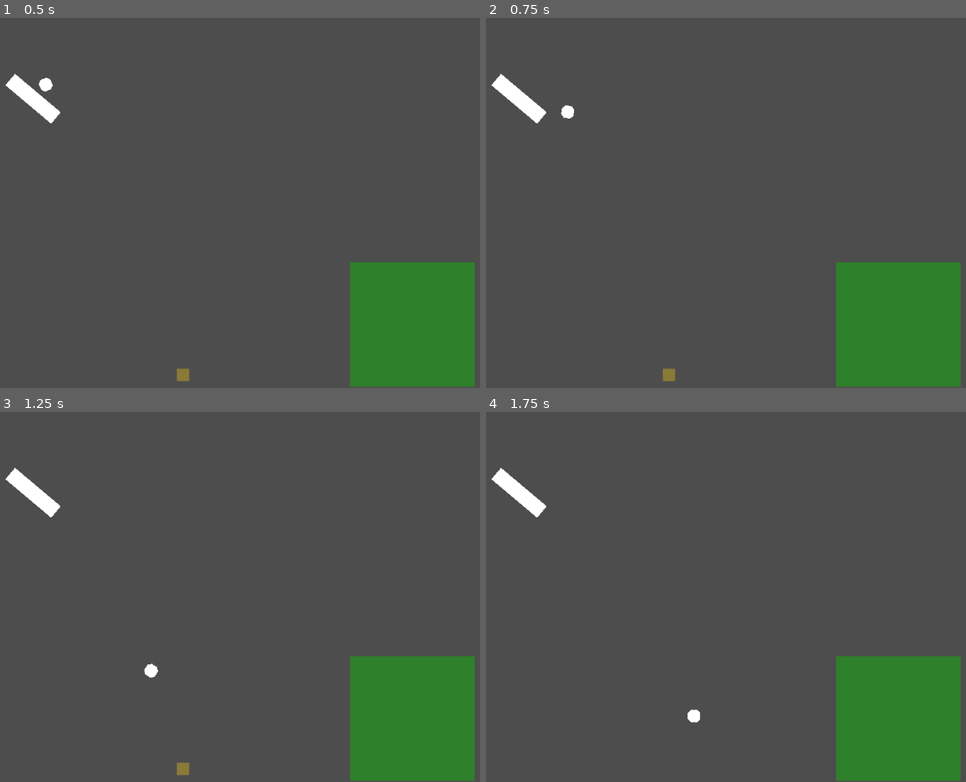
Above: before the commit, frames 1-4 (two rows, left to right).
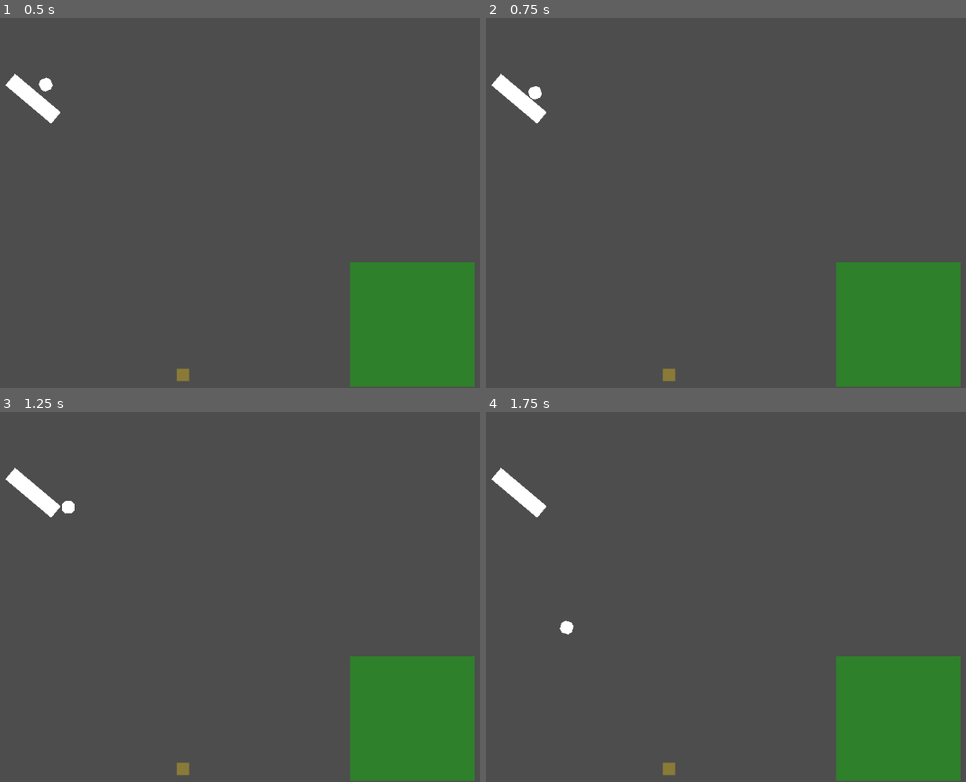
Above: after the commit, the same moments.

Repository: lechaosx/jam-at-fit-vol-2
Game: Godot game, scene res://game.tscn
Same seed, same stepped clock (60 frames per second), same inputs: the game is played once before the commit and once after it.
Inputs:
- Up to frame 1 (0.5 s): no input
- Up to frame 2 (0.75 s): no input
- Up to frame 3 (1.25 s): no input
- Up to frame 4 (1.75 s): no input

Frame 1 is identical in both runs. In frame 2, 0.2% of the frame differs, in the area x 8-19%, y 18-28%; in frame 3, 0.2%; in frame 4, 0.3%, in the area x 15-45%, y 56-99%.

Commit message:
Add rope prototype to the world

Diff:
--- a/godot/rope.tscn
+++ b/godot/rope.tscn
@@ -9,57 +9,48 @@
 [node name="RopePrototype" type="StaticBody2D"]
 
 [node name="CollisionShape2D" type="CollisionShape2D" parent="."]
-position = Vector2(342, 73)
 shape = SubResource("CircleShape2D_1a244")
 
 [node name="PinJoint2D" type="PinJoint2D" parent="."]
-position = Vector2(320.89133, 91.16703)
-rotation = 0.97563905
+position = Vector2(0, 30)
 node_a = NodePath("../RigidBody2D")
 node_b = NodePath("../RigidBody2D2")
 
 [node name="PinJoint2D2" type="PinJoint2D" parent="."]
-position = Vector2(303, 103.00001)
-rotation = 0.97563905
+position = Vector2(0, 50)
 node_a = NodePath("../RigidBody2D2")
 node_b = NodePath("../RigidBody2D3")
 
 [node name="PinJoint2D3" type="PinJoint2D" parent="."]
-position = Vector2(283.62863, 116.39578)
-rotation = 0.97563905
+position = Vector2(0, 70)
 node_a = NodePath("../RigidBody2D3")
 node_b = NodePath("../RigidBody2D4")
 
 [node name="PinJoint2D4" type="PinJoint2D" parent="."]
-position = Vector2(338.2806, 79.39361)
-rotation = 0.97563905
+position = Vector2(0, 10)
 node_a = NodePath("..")
 node_b = NodePath("../RigidBody2D")
 
 [node name="RigidBody2D4" type="RigidBody2D" parent="."]
-position = Vector2(273.95932, 121.73476)
-rotation = 0.97563905
+position = Vector2(0, 80)
 
 [node name="CollisionShape2D" type="CollisionShape2D" parent="RigidBody2D4"]
 shape = SubResource("CapsuleShape2D_1a244")
 
 [node name="RigidBody2D3" type="RigidBody2D" parent="."]
-position = Vector2(293.56534, 109.66812)
-rotation = 0.97563905
+position = Vector2(0, 60)
 
 [node name="CollisionShape2D" type="CollisionShape2D" parent="RigidBody2D3"]
 shape = SubResource("CapsuleShape2D_1a244")
 
 [node name="RigidBody2D2" type="RigidBody2D" parent="."]
-position = Vector2(311.78268, 97.33406)
-rotation = 0.97563905
+position = Vector2(0, 40)
 
 [node name="CollisionShape2D" type="CollisionShape2D" parent="RigidBody2D2"]
 shape = SubResource("CapsuleShape2D_1a244")
 
 [node name="RigidBody2D" type="RigidBody2D" parent="."]
-position = Vector2(330, 85)
-rotation = 0.97563905
 
 [node name="CollisionShape2D" type="CollisionShape2D" parent="RigidBody2D"]
+position = Vector2(0, 20)
 shape = SubResource("CapsuleShape2D_1a244")
--- a/godot/world.tscn
+++ b/godot/world.tscn
@@ -1,10 +1,11 @@
-[gd_scene load_steps=7 format=3 uid="uid://xsklbsg58dkb"]
+[gd_scene load_steps=8 format=3 uid="uid://xsklbsg58dkb"]
 
 [ext_resource type="Script" uid="uid://c6mx6sdtpkoyd" path="res://world.gd" id="1_tlwt5"]
 [ext_resource type="PackedScene" uid="uid://b0t6hh2jmsrdr" path="res://ball.tscn" id="2_aqk2v"]
 [ext_resource type="PackedScene" uid="uid://bqa5lhjbjxeho" path="res://obstacles/long.tscn" id="3_036b0"]
 [ext_resource type="PackedScene" uid="uid://b3ncero04lpxp" path="res://targets/final_target.tscn" id="4_aqk2v"]
 [ext_resource type="PackedScene" uid="uid://75s0i21ku1sy" path="res://targets/checkpoint_target.tscn" id="5_036b0"]
+[ext_resource type="PackedScene" uid="uid://v2coglxm5imv" path="res://rope.tscn" id="6_dwbse"]
 
 [sub_resource type="WorldBoundaryShape2D" id="WorldBoundaryShape2D_e2o6t"]
 normal = Vector2(1, 0)
@@ -50,3 +51,6 @@
 [node name="CheckpointTarget" parent="Targets" node_paths=PackedStringArray("associatedBall") instance=ExtResource("5_036b0")]
 position = Vector2(442, 627)
 associatedBall = NodePath("../../Ball")
+
+[node name="RopePrototype" parent="." instance=ExtResource("6_dwbse")]
+position = Vector2(236, 114)
